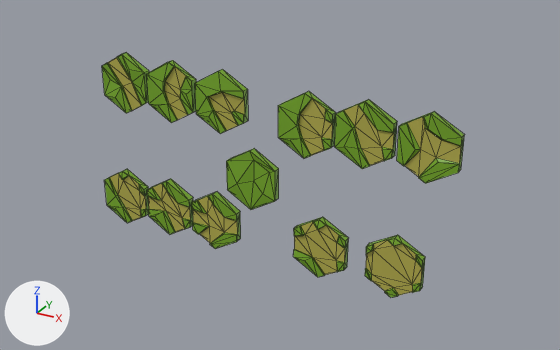
An edit to the glTF model public/assets/models/Hex.glb, drawn before and after from the same camera.
Rendered twice from a camera (50 mm lens) standing at (11.41, -19.1, 9.84) and looking at (0.68, 0.42, 0.09). The axes (+X, +Y, +Z) are drawn at lower left. The lights are the same throughout. Mesh edges are drawn as thin lines.

Names of what the first picture shows: 'Grass_F', 'Grass_H', 'Grass_O1', 'Grass_P1', 'Grass_P2', 'Grass_P3', 'Grass_Q1', 'Grass_Q2', 'Grass_Q3', 'Grass_T1', 'Grass_T2', 'Grass_T3'.
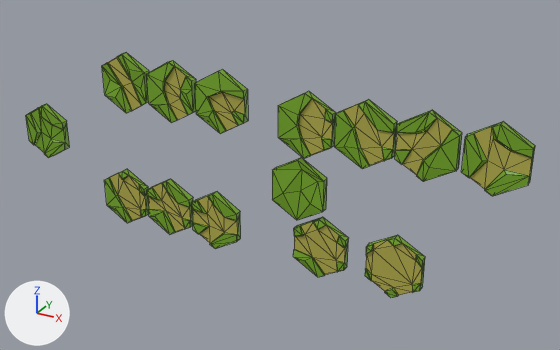
What differs and where, as boxes [x1, y1, x2, y2] in the pictures (560 x 350 px):
'Grass_O1', moved: before [226, 148, 279, 210]; after [272, 157, 327, 220]
'Grass_T4', added: after [462, 121, 535, 196]
'Grass_T3', recoloured, reshaped, moved: before [397, 111, 465, 183]; after [395, 110, 462, 182]
'Grass_P', added: after [26, 104, 70, 158]

Edits to the bpy script that builds the scene:
```text
Add mat_defaultmaterial_013:
    mat_defaultmaterial_013 = bpy.data.materials.new('DefaultMaterial.013')
    mat_defaultmaterial_013.use_nodes = True; mat_defaultmaterial_013.node_tree.nodes.clear()
    _N = mat_defaultmaterial_013.node_tree.nodes; _L = mat_defaultmaterial_013.node_tree.links
    n0 = _N.new('ShaderNodeOutputMaterial'); n0.name = 'Material Output'
    n1 = _N.new('ShaderNodeBsdfPrincipled'); n1.name = 'Principled BSDF'
    n2 = _N.new('ShaderNodeVertexColor'); n2.name = 'Color Attribute'
    _L.new(n1.outputs[0], n0.inputs[0])  # 'BSDF' to 'Surface'
    _L.new(n2.outputs[0], n1.inputs[0])  # 'Color' to 'Base Color'
Change me_circle_009:
    where me_circle_009.from_pydata(...)  # 32 vertices, 56 faces; spans x -0.87..0.87, y -0.28..0.0, z -1.0..1.0
    remove me_circle_009.materials.append(mat_defaultmaterial_008)
    add me_circle_009.materials.append(mat_defaultmaterial_009)
Add me_circle_013:
    me_circle_013.from_pydata(...)  # 35 vertices, 62 faces; spans x -0.87..0.87, y -0.32..0.0, z -1.0..1.0
    me_circle_013.materials.append(mat_defaultmaterial_013)
Add me_circle_002:
    me_circle_002.from_pydata(...)  # 32 vertices, 56 faces; spans x -0.87..0.87, y -0.28..0.0, z -1.0..1.0
    me_circle_002.materials.append(mat_defaultmaterial_001)
Change ob_grass_t3:
    ob_grass_t3: bpy.data.objects.new('Grass_T3', me_circle_009) -> bpy.data.objects.new('Grass_T3', me_circle_013)
    ob_grass_t3.location: (5.57, 0.0, 2.12) -> (5.51, 0.0, 2.16)
Change ob_grass_o1:
    ob_grass_o1.location: (0.0, 0.0, 0.0) -> (1.64, 0.0, 0.03)
Add ob_grass_t4:
    ob_grass_t4 = bpy.data.objects.new('Grass_T4', me_circle_009)
    ob_grass_t4.location = (7.39, 0.0, 2.16)
Add ob_grass_p:
    ob_grass_p = bpy.data.objects.new('Grass_P', me_circle_002)
    ob_grass_p.location = (-8.56, 0.0, 0.07)
```
